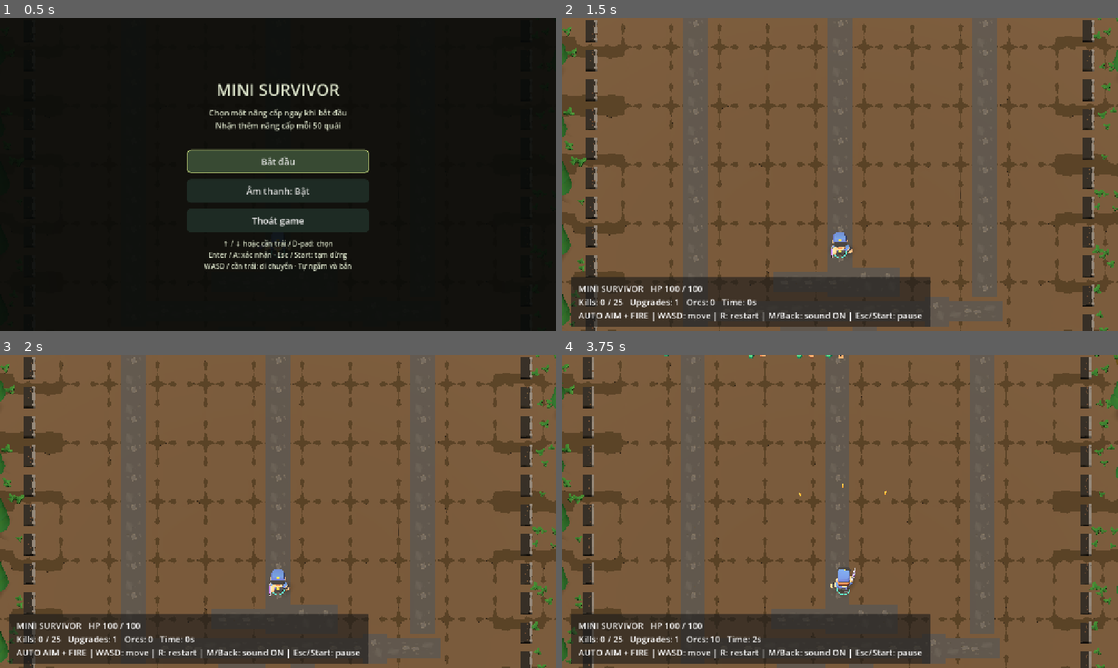
Above: before the commit, frames 1-4 (two rows, left to right).
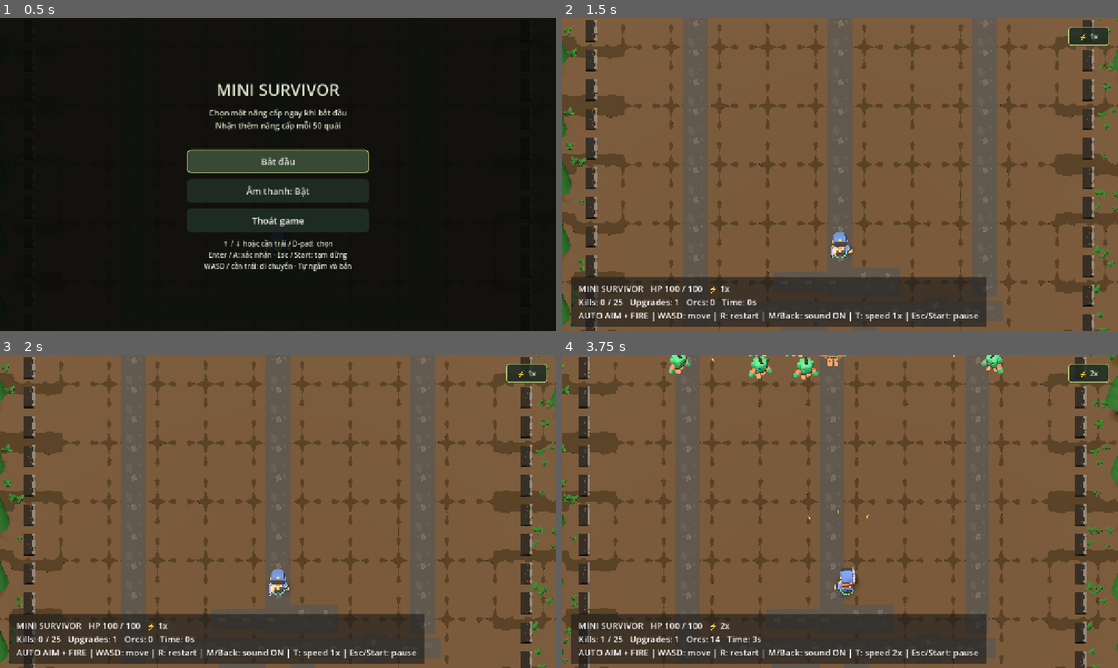
Above: after the commit, the same moments.

Repository: theduykh/mini-survivor
Game: Godot game, scene res://scenes/world.tscn
Same seed, same stepped clock (60 frames per second), same inputs: the game is played once before the commit and once after it. Sound files missing from this copy of the repository are replaced by a short silence.
Inputs (mouse positions are in pixels of both pictures, inside the frame that each line leads up to):
- Up to frame 1 (0.5 s): no input
- Up to frame 2 (1.5 s): click "Bắt đầu" at 0.5 s; click "1 • W Đạn chéo Bắn thêm 2 viê…" at 1.25 s
- Up to frame 3 (2 s): no input
- Up to frame 4 (3.75 s): click (1090, 373) at 2 s, where only the run after the commit has a clickable "⚡ 1x"; click (1090, 373) at 2.75 s, where only the run after the commit has a clickable "⚡ 2x"; tap Enter at 3.5 s; move the mouse to (962, 495) at 3.52 s; hold D (move_right) from 3.53 s (still down); tap T (toggle_speed, bound only after the commit) at 3.6 s; click (962, 495) at 3.67 s

Frame 1 is identical in both runs. In frame 2, 2.2% of the frame differs, in the area x 26-99%, y 2-99%; in frame 3, 2.2%; in frame 4, 19%, in the area x 0-100%, y 0-100%.

Commit message:
feat: add world script, documentation, and automated tests

Diff:
--- a/scripts/world.gd
+++ b/scripts/world.gd
@@ -51,6 +51,8 @@
 var running: bool = true
 var kills: int = 0
 var elapsed: float = 0.0
+var game_speed: float = 1.0
+var speed_button: Button
 var _hud_timer: float = 0.0
 var _navigation := AStarGrid2D.new()
 
@@ -64,9 +66,11 @@
 	_bind_keys("move_back", [KEY_S, KEY_DOWN])
 	_bind_keys("reset_player", [KEY_R])
 	_bind_keys("toggle_audio", [KEY_M])
+	_bind_keys("toggle_speed", [KEY_T])
 	_bind_joy_button("toggle_audio", JOY_BUTTON_BACK)
 	_bind_controller()
 	_setup_navigation()
+	_setup_speed_button()
 	for gate in $Spawners.get_children():
 		gate.arena = self
 	$SpawnTimer.wait_time = spawn_interval
@@ -106,9 +110,55 @@
 		return
 	if Input.is_action_just_pressed("toggle_audio"):
 		$Audio.toggle_mute()
+	if Input.is_action_just_pressed("toggle_speed"):
+		toggle_game_speed()
+
+func _exit_tree() -> void:
+	Engine.time_scale = 1.0
+
+func toggle_game_speed() -> void:
+	set_game_speed(2.0 if game_speed == 1.0 else 1.0)
+
+func set_game_speed(speed: float) -> void:
+	game_speed = speed
+	Engine.time_scale = game_speed
+	_update_hud()
+
+func _setup_speed_button() -> void:
+	speed_button = Button.new()
+	speed_button.name = "SpeedButton"
+	speed_button.text = "⚡ 1x"
+	speed_button.tooltip_text = "Chuyển tốc độ game (Phím T / Xbox X)"
+	speed_button.custom_minimum_size = Vector2(90, 42)
+	speed_button.anchor_left = 1.0
+	speed_button.anchor_right = 1.0
+	speed_button.offset_left = -115
+	speed_button.offset_top = 20
+	speed_button.offset_right = -20
+	speed_button.offset_bottom = 64
+	speed_button.grow_horizontal = Control.GROW_DIRECTION_BEGIN
+	speed_button.focus_mode = Control.FOCUS_NONE
+
+	var normal_style := StyleBoxFlat.new()
+	normal_style.bg_color = Color(0.12, 0.17, 0.14, 0.85)
+	normal_style.border_color = Color(0.7, 0.76, 0.44)
+	normal_style.set_border_width_all(2)
+	normal_style.set_corner_radius_all(8)
+	speed_button.add_theme_stylebox_override("normal", normal_style)
+
+	var hover_style := normal_style.duplicate()
+	hover_style.bg_color = Color(0.22, 0.29, 0.2, 0.95)
+	speed_button.add_theme_stylebox_override("hover", hover_style)
+	speed_button.add_theme_stylebox_override("pressed", hover_style)
+
+	speed_button.add_theme_font_size_override("font_size", 18)
+	speed_button.add_theme_color_override("font_color", Color(0.87, 0.9, 0.8))
+	speed_button.pressed.connect(toggle_game_speed)
+	$HUD.add_child(speed_button)
 
 func restart_game(to_start: bool = false) -> void:
 	skip_start_once = not to_start
+	Engine.time_scale = 1.0
 	get_tree().paused = false
 	get_tree().reload_current_scene()
 
@@ -198,11 +248,17 @@
 	$SpawnTimer.stop()
 
 func _update_hud() -> void:
-	var controls := "Left stick / D-pad: move | Y: restart" if not Input.get_connected_joypads().is_empty() else "WASD: move | R: restart"
+	var joy_connected := not Input.get_connected_joypads().is_empty()
+	var controls := "Left stick / D-pad: move | Y: restart" if joy_connected else "WASD: move | R: restart"
+	var speed_key := "X" if joy_connected else "T"
+	var speed_label := "2x" if game_speed > 1.0 else "1x"
 	var status := ("AUTO AIM + FIRE | " if running else "GAME OVER | ") + controls
 	status += " | M/Back: sound " + ("OFF" if $Audio.muted else "ON")
+	status += " | %s: speed %s" % [speed_key, speed_label]
 	status += " | Esc/Start: pause"
-	$HUD/Panel/Margin/Label.text = "MINI SURVIVOR   HP %d / %d\nKills: %d / %d   Upgrades: %d   Orcs: %d   Time: %ds\n%s" % [player.health, player.max_health, kills, next_upgrade_kills, upgrades_chosen, get_tree().get_nodes_in_group("enemies").size(), int(elapsed), status]
+	$HUD/Panel/Margin/Label.text = "MINI SURVIVOR   HP %d / %d   ⚡ %s\nKills: %d / %d   Upgrades: %d   Orcs: %d   Time: %ds\n%s" % [player.health, player.max_health, speed_label, kills, next_upgrade_kills, upgrades_chosen, get_tree().get_nodes_in_group("enemies").size(), int(elapsed), status]
+	if is_instance_valid(speed_button):
+		speed_button.text = "⚡ %s" % speed_label
 
 func _setup_navigation() -> void:
 	# The combat floor is open; scenery sits beyond the boundary.
@@ -267,6 +323,7 @@
 			InputMap.action_add_event(binding[0], axis)
 		_bind_joy_button(binding[0], binding[3])
 	_bind_joy_button("reset_player", JOY_BUTTON_Y)
+	_bind_joy_button("toggle_speed", JOY_BUTTON_X)
 
 func _bind_joy_button(action: StringName, button: int) -> void:
 	var event := InputEventJoypadButton.new()
--- /dev/null
+++ b/tests/speed_smoke.gd
@@ -0,0 +1,81 @@
+extends SceneTree
+
+var failed := false
+
+func _initialize() -> void:
+	call_deferred("run")
+
+func frames(n: int) -> void:
+	for i in range(n):
+		await physics_frame
+
+func check(value: bool, message: String) -> void:
+	print("PASS: " if value else "FAIL: ", message)
+	if not value:
+		failed = true
+
+func key(code: int) -> void:
+	var e := InputEventKey.new()
+	e.keycode = code
+	e.physical_keycode = code
+	e.pressed = true
+	Input.parse_input_event(e)
+	Input.flush_buffered_events()
+	e = InputEventKey.new()
+	e.keycode = code
+	e.physical_keycode = code
+	e.pressed = false
+	Input.parse_input_event(e)
+	Input.flush_buffered_events()
+
+func joy(code: int) -> void:
+	var e := InputEventJoypadButton.new()
+	e.button_index = code
+	e.pressed = true
+	Input.parse_input_event(e)
+	Input.flush_buffered_events()
+	e = InputEventJoypadButton.new()
+	e.button_index = code
+	e.pressed = false
+	Input.parse_input_event(e)
+	Input.flush_buffered_events()
+
+func run() -> void:
+	var world = load("res://scenes/world.tscn").instantiate()
+	world.show_start_menu = false
+	root.add_child(world)
+	current_scene = world
+
+	await frames(5)
+	check(world.game_speed == 1.0 and is_equal_approx(Engine.time_scale, 1.0), "Initial game speed is 1x and Engine.time_scale is 1.0")
+	check(world.speed_button != null and world.speed_button.text == "⚡ 1x", "Speed button exists and displays 1x")
+
+	# Test keyboard toggle (T)
+	key(KEY_T)
+	await frames(2)
+	check(world.game_speed == 2.0 and is_equal_approx(Engine.time_scale, 2.0), "Key T toggles game speed to 2x")
+	check(world.speed_button.text == "⚡ 2x", "Speed button text updates to ⚡ 2x")
+
+	# Test controller toggle (Xbox X)
+	joy(JOY_BUTTON_X)
+	await frames(2)
+	check(world.game_speed == 1.0 and is_equal_approx(Engine.time_scale, 1.0), "Xbox button X toggles game speed back to 1x")
+	check(world.speed_button.text == "⚡ 1x", "Speed button text updates to ⚡ 1x")
+
+	# Test direct UI button press
+	world.speed_button.pressed.emit()
+	await frames(2)
+	check(world.game_speed == 2.0 and is_equal_approx(Engine.time_scale, 2.0), "UI button press toggles game speed to 2x")
+
+	# Test restart game resets Engine.time_scale to 1.0
+	Engine.time_scale = 2.0
+	world.restart_game()
+	check(is_equal_approx(Engine.time_scale, 1.0), "restart_game resets Engine.time_scale to 1.0")
+
+	# Test cleanup
+	world.free()
+	await frames(10)
+	check(is_equal_approx(Engine.time_scale, 1.0), "Freeing world resets Engine.time_scale to 1.0")
+
+	print("SPEED TEST: ", "FAILED" if failed else "ALL PASSED")
+	quit(1 if failed else 0)
Not shown, added: tests/speed_smoke.gd.uid
Not shown, changed: docs/ARCHITECTURE.md
Not shown, changed: docs/TESTING.md
